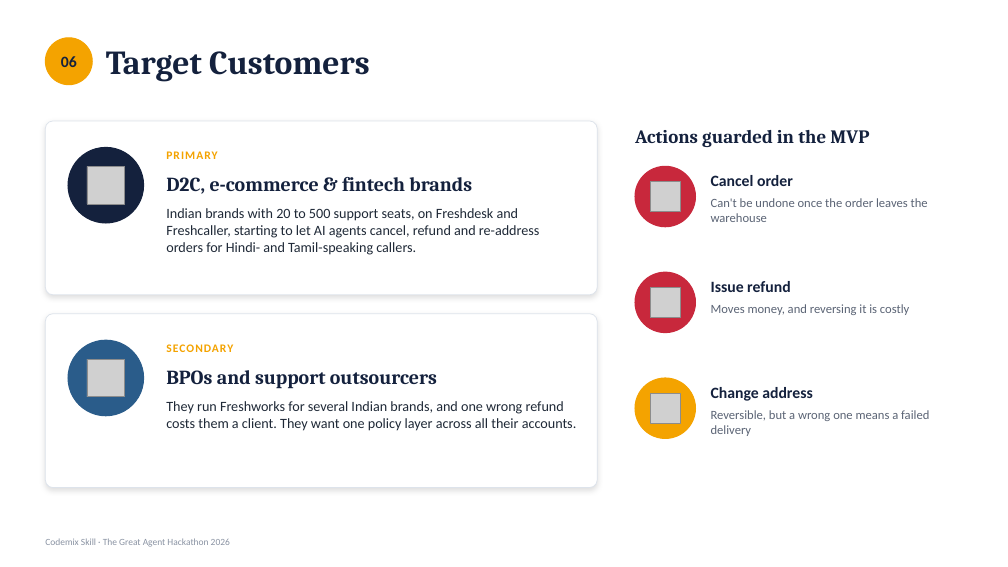
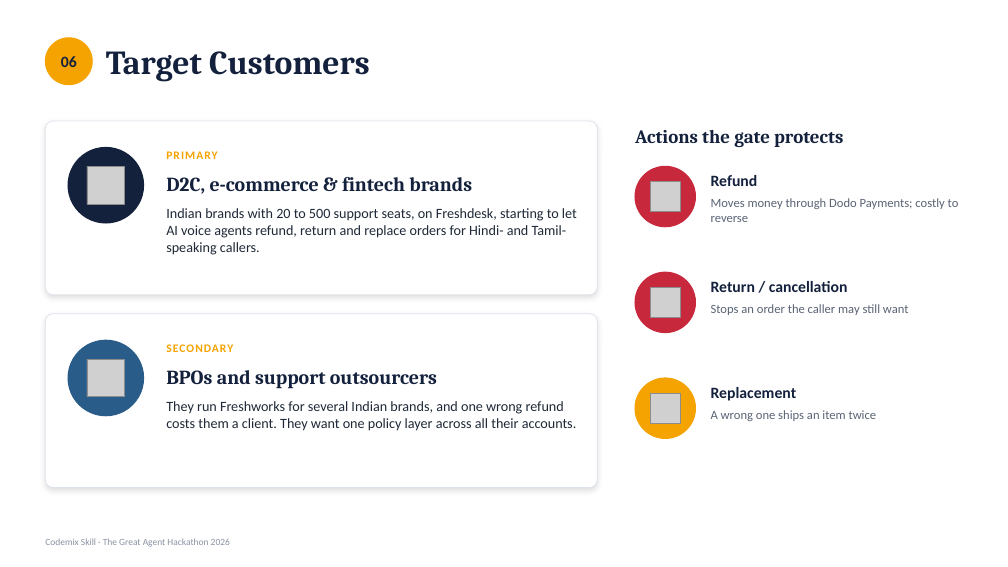
Before and after one commit to ramanathanmani/great-agent-hackathon-2026, a slide deck: slide 18 of docs/presentation/CodemixSkill-Business-Case.pptx (slide 16 before the commit). Drawn at 1008x567 pixels with LibreOffice and Linux fonts; fonts in the diff are those of the drawing; grey boxes stand for pictures. Boxes give left, top, right and bottom in pixels: in the first picture for what was removed or moved away, otherwise in the second. Text is boxed around its words. In the diff, an @@ line names an element or a change of style, - is before the commit and + after.

```diff
--- a/docs/presentation/CodemixSkill-Business-Case.pptx
+++ b/docs/presentation/CodemixSkill-Business-Case.pptx
@@ text at (x1=635, y1=130, x2=843, y2=147): text changed @@
-Actions guarded in the MVP
+Actions the gate protects
@@ text at (x1=711, y1=175, x2=758, y2=186): text changed @@
-Cancel order
+Refund
@@ text at (x1=166, y1=208, x2=577, y2=255): text changed @@
-Indian brands with 20 to 500 support seats, on Freshdesk and Freshcaller, starting to let AI agents cancel, refund and re-address orders for Hindi- and Tamil-speaking callers.
+Indian brands with 20 to 500 support seats, on Freshdesk, starting to let AI voice agents refund, return and replace orders for Hindi- and Tamil-speaking callers.
@@ text at (x1=711, y1=198, x2=959, y2=222): text changed @@
-Can't be undone once the order leaves the warehouse
+Moves money through Dodo Payments; costly to reverse
@@ text at (x1=711, y1=281, x2=848, y2=292): text changed @@
-Issue refund
+Return / cancellation
@@ text at (x1=711, y1=304, x2=909, y2=315): text changed @@
-Moves money, and reversing it is costly
+Stops an order the caller may still want
@@ text at (x1=711, y1=387, x2=797, y2=401): text changed @@
-Change address
+Replacement
@@ text at (x1=711, y1=410, x2=877, y2=421): text changed @@
-Reversible, but a wrong one means a failed delivery
+A wrong one ships an item twice
```
Also in this commit, not shown: 18 other slides changed, 3 slides added, 1 slide removed, 2 other files.
